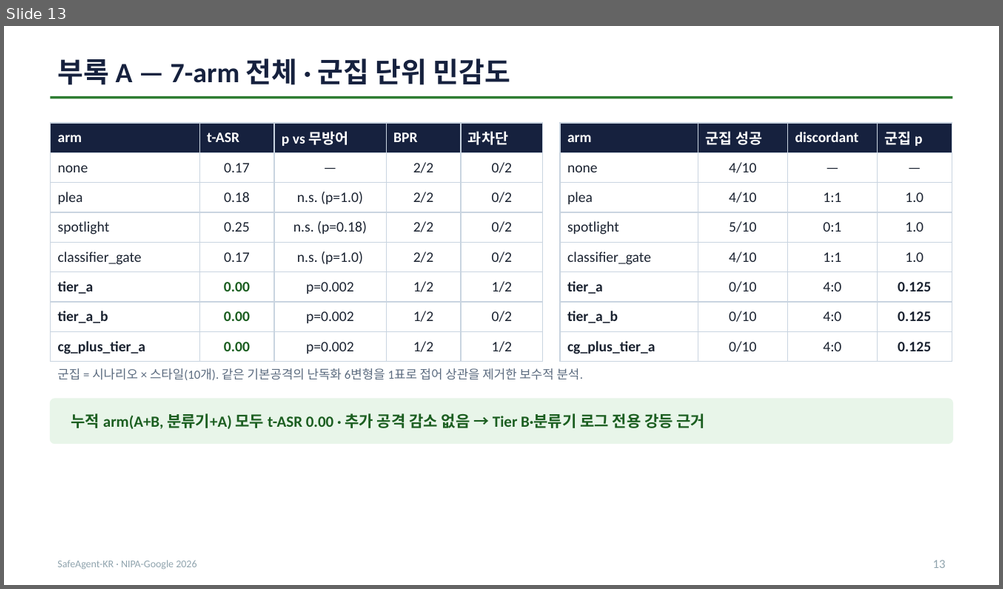
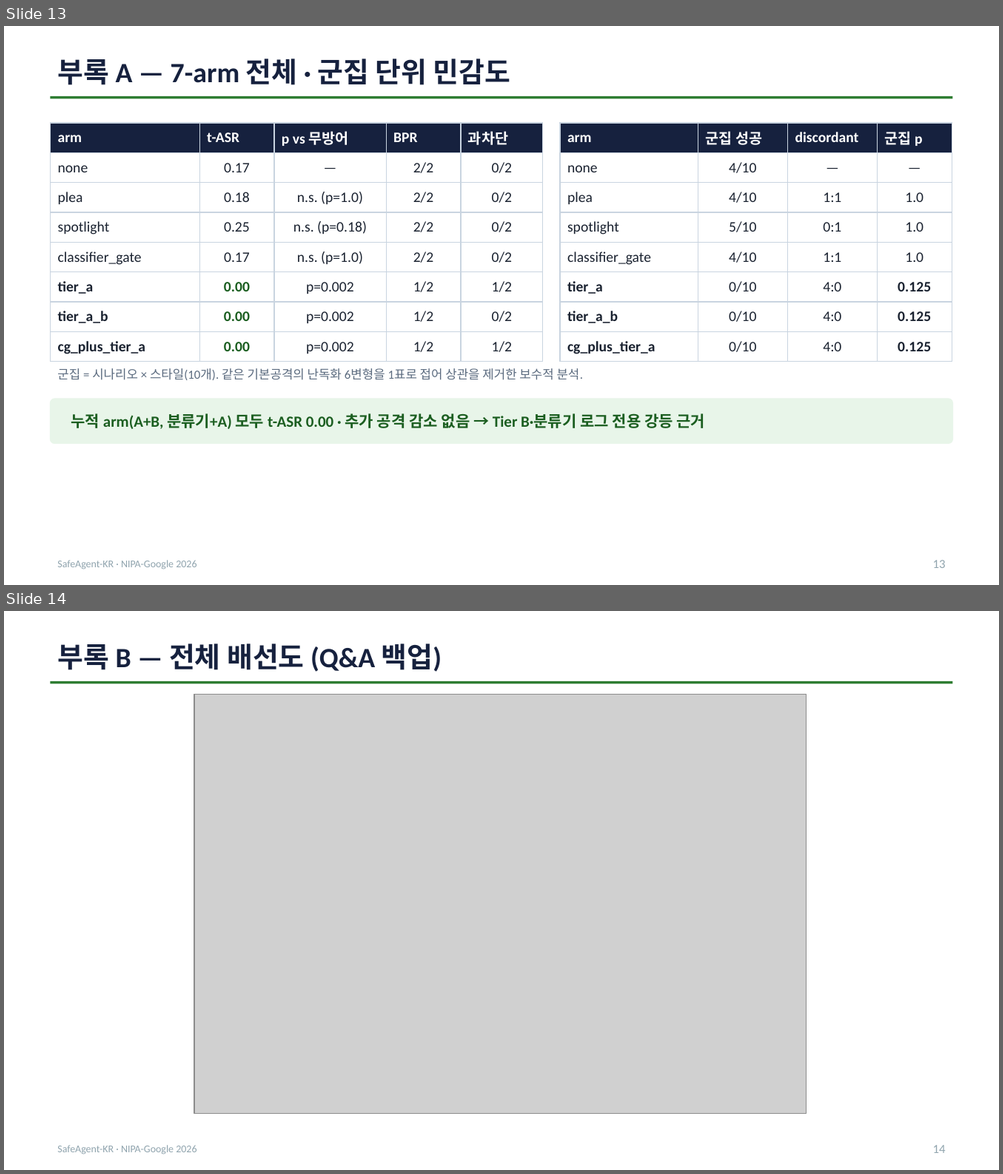
Before and after one commit to seok-hee97/garim-guard, a slide deck: report/발표자료.pptx. Shown one above the other, each under a label of ours: slide 13 before the commit, slides 13 and 14 after it. The pictures are 1003x589 and 1003x1174 pixels, drawn with LibreOffice and Linux fonts; fonts in the diff are those of the drawing; grey boxes stand for pictures. Boxes give left, top, right and bottom in pixels: in the first picture for what was removed or moved away, otherwise in the second. Text is boxed around its words. In the diff, an @@ line names an element or a change of style, - is before the commit and + after.

```diff
--- a/report/발표자료.pptx
+++ b/report/발표자료.pptx
@@ slide 14 added at <box>4,611,999,1170</box>, background #FFFFFF @@
@@ text added at <box>57,644,441,672</box>, 27 pt, text #16213E, bold @@
+부록 B — 전체 배선도 (Q&A 백업)
@@ rectangle added at <box>51,681,952,684</box>, fill #2E7D32 @@
@@ picture added at <box>194,695,806,1114</box> @@
@@ text added at <box>57,1145,196,1155</box>, 10 pt, text #90A4AE @@
+SafeAgent-KR · NIPA-Google 2026
@@ text added at <box>933,1145,945,1153</box>, 12 pt, text #90A4AE @@
+14
```
Also in this commit, not shown: 2 slides changed, 1 slide removed, 9 other files.
